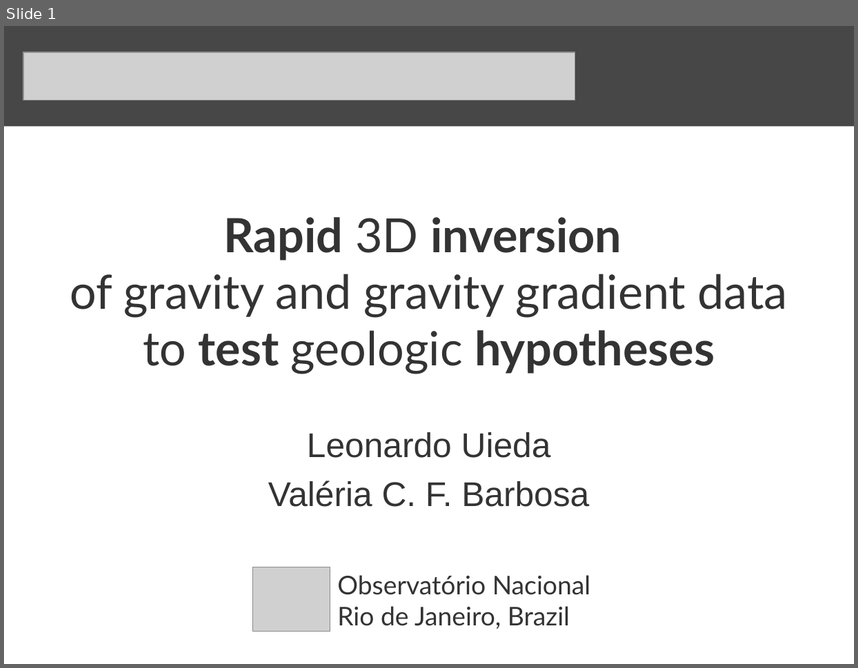
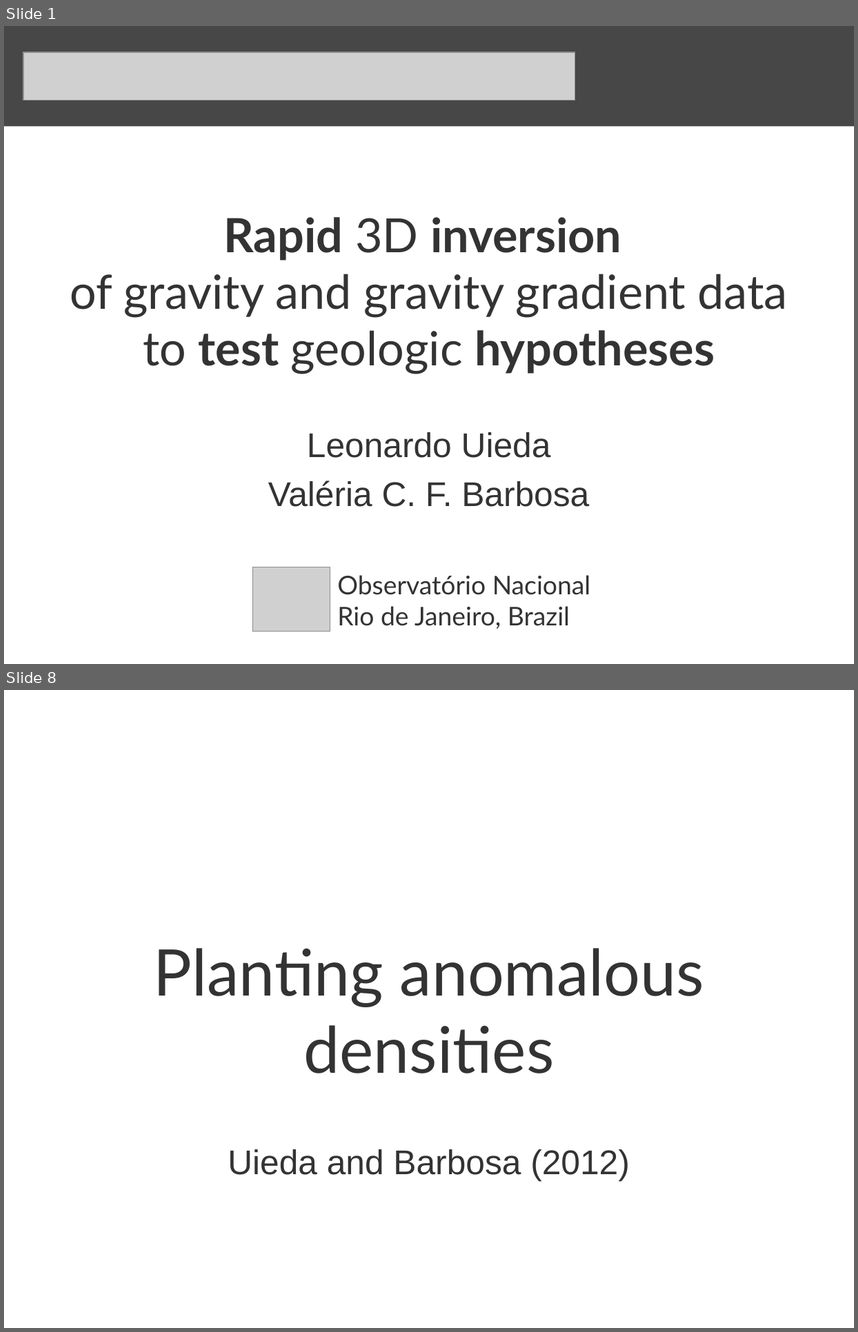
Before and after one commit to leouieda/gghs2012, a slide deck: presentation/uieda_barbosa_iag2012.odp. Shown one above the other, each under a label of ours: slide 1 before the commit, slides 1 and 8 after it; the slides between them are not shown. The pictures are 858x668 and 858x1332 pixels, drawn with LibreOffice and Linux fonts; fonts in the diff are those of the drawing; grey boxes stand for pictures; background and template pictures are left out. Boxes give left, top, right and bottom in pixels: in the first picture for what was removed or moved away, otherwise in the second. Text is boxed around its words. In the diff, an @@ line names an element or a change of style, - is before the commit and + after.

Commit message:
Presentation: until planting algorithm

```diff
--- a/presentation/uieda_barbosa_iag2012.odp
+++ b/presentation/uieda_barbosa_iag2012.odp
@@ slide 8 added at [4, 690, 854, 1328], background picture (left out) @@
@@ title added at [154, 948, 704, 1074], 60 pt, text #333333 @@
+Planting anomalous densities
@@ text added at [228, 1150, 630, 1181], 32 pt, text #333333 @@
+Uieda and Barbosa (2012)
```
Also in this commit, not shown: 6 other slides added, 2 slides removed, 4 other files.
